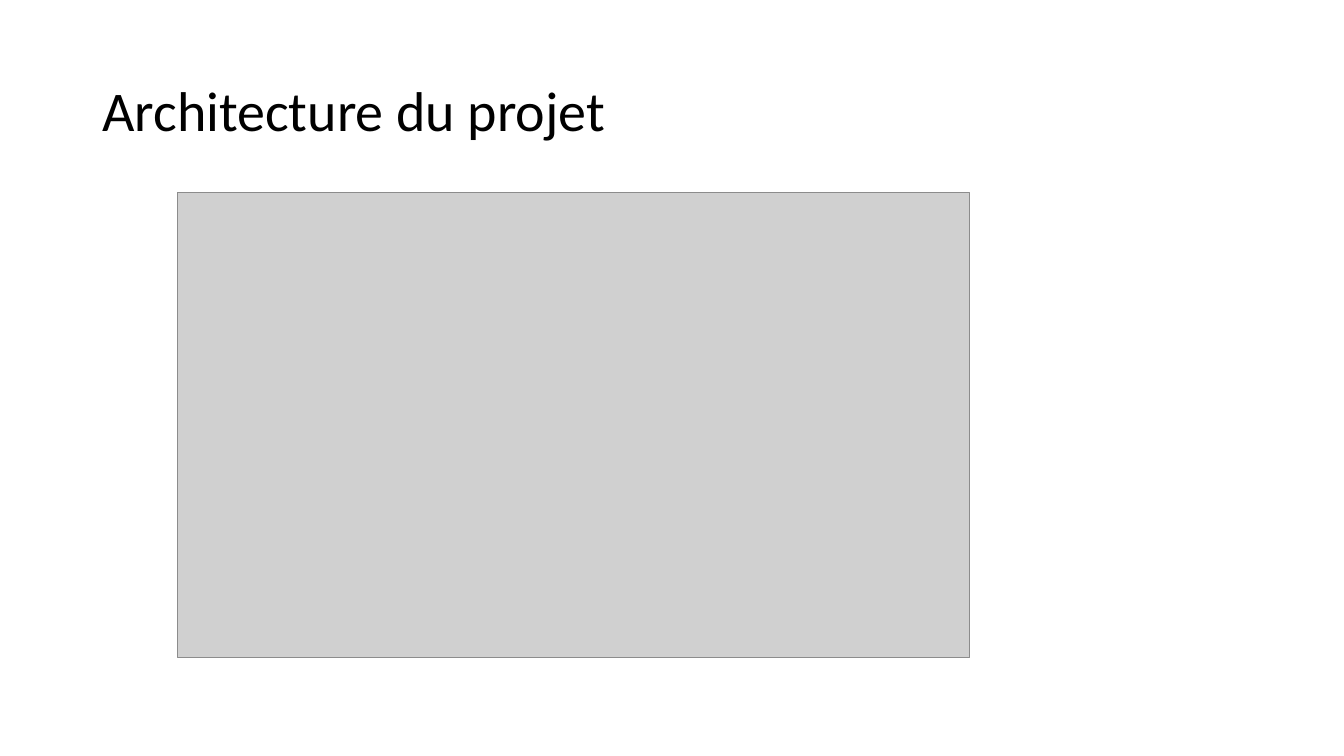
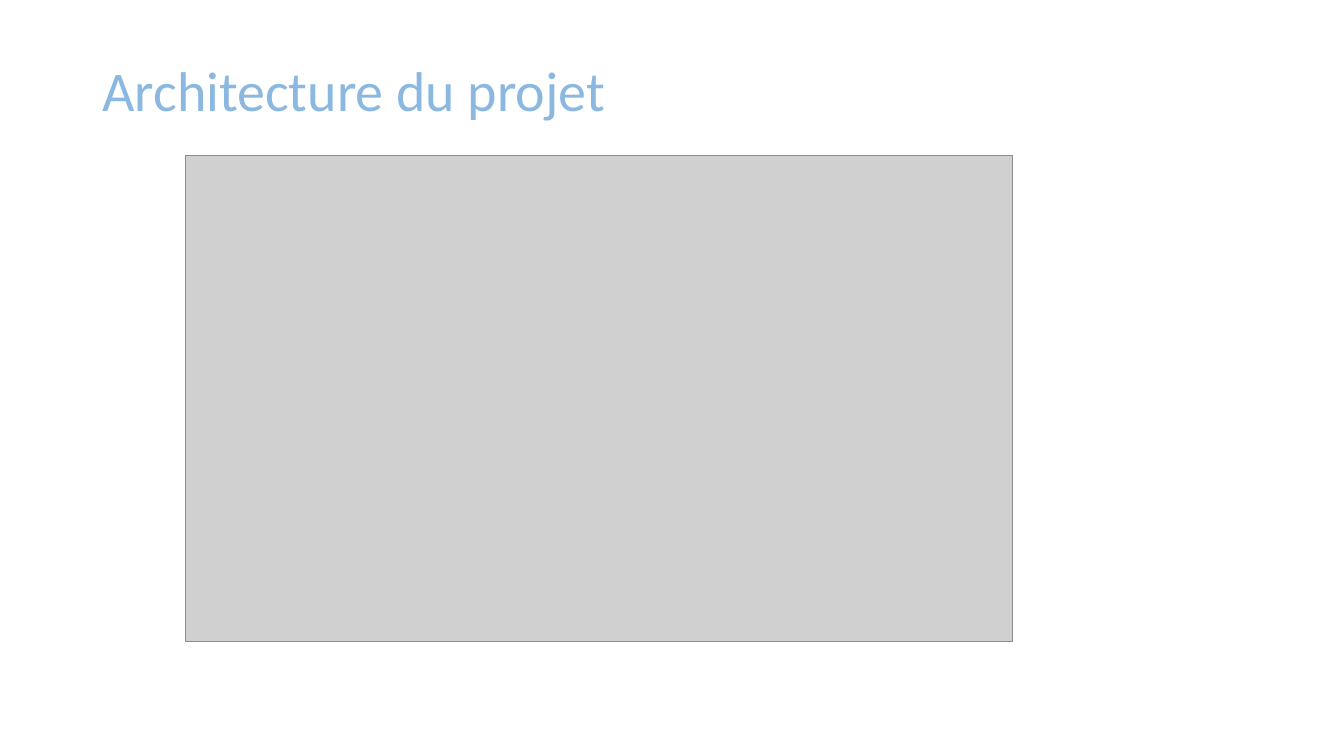
Before and after one commit to mapette/sos_immo_backend, a slide deck: slide 4 of doc/présentation V5.pptx. Drawn at 1344x756 pixels with LibreOffice and Linux fonts; fonts in the diff are those of the drawing; grey boxes stand for pictures. Boxes give left, top, right and bottom in pixels: in the first picture for what was removed or moved away, otherwise in the second. Text is boxed around its words. In the diff, an @@ line names an element or a change of style, - is before the commit and + after.

```diff
--- a/doc/présentation V5.pptx
+++ b/doc/présentation V5.pptx
@@ title "Architecture du projet": place and size @@
-title "Architecture du projet" at (102, 92, 605, 141)
+title "Architecture du projet" at (102, 72, 605, 121)
@@ title "Architecture du projet" at (102, 72, 605, 121): text colour #000000 to gradient #5B9BD5 to #4472C4; vertical alignment middle to bottom @@
@@ picture: place and size @@
-picture at (177, 193, 970, 658)
+picture at (186, 156, 1012, 642)
```
Also in this commit, not shown: 15 other slides changed, 1 slide removed, 9 other files.
